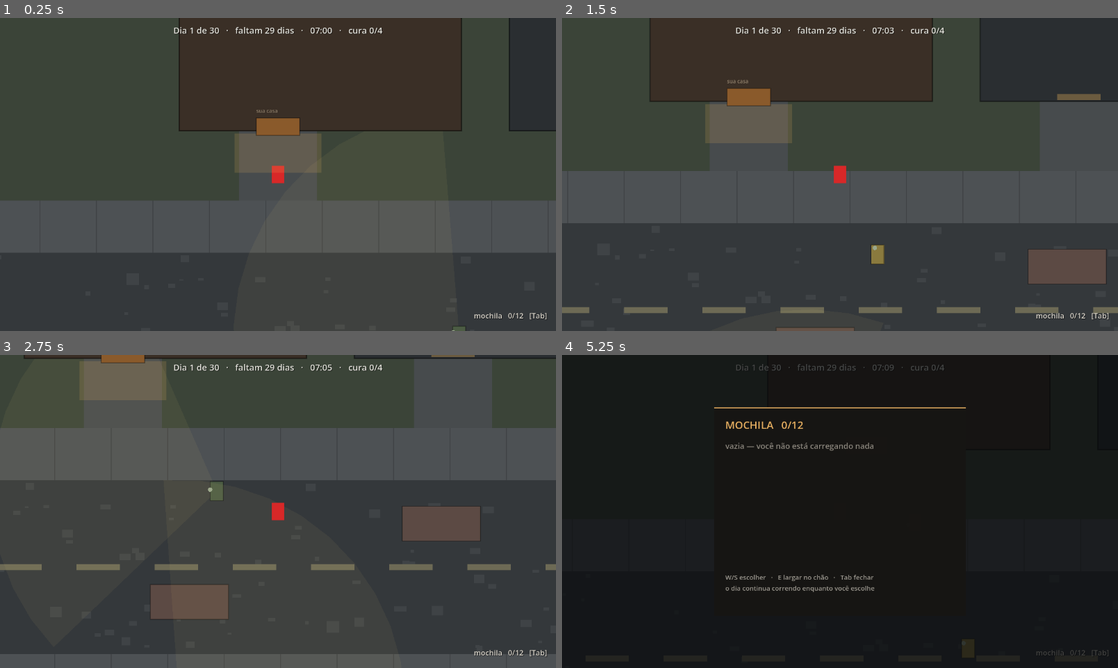
Above: before the commit, frames 1-4 (two rows, left to right).
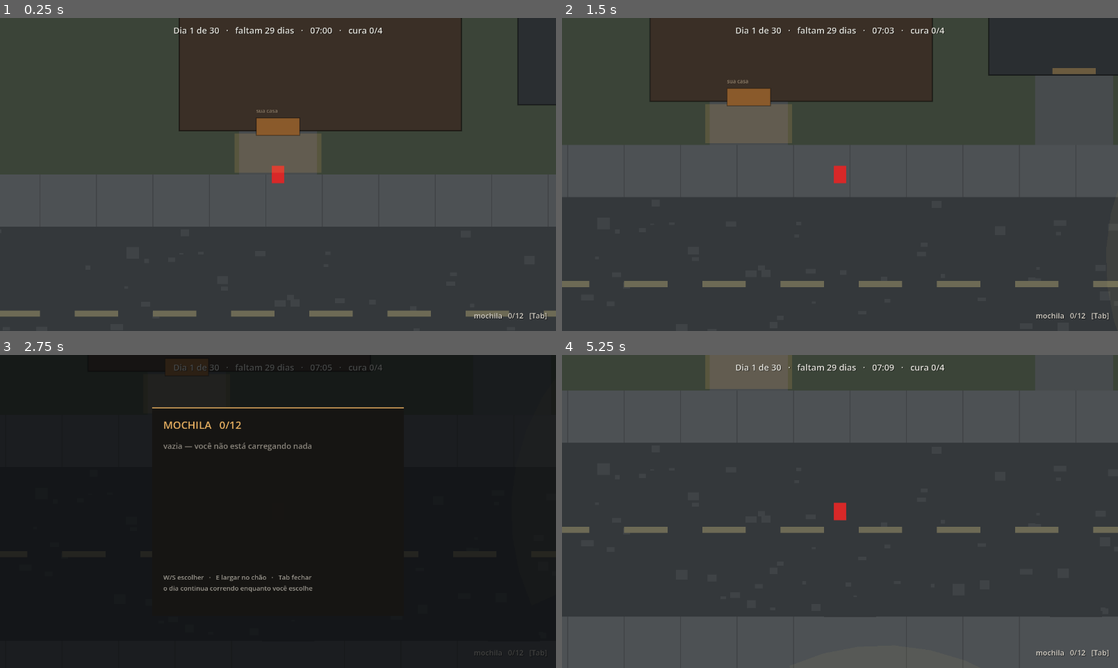
Above: after the commit, the same moments.

Repository: Jota-Pais/projeto-final-desenvolvimento-de-jogos
Game: Godot game, scene res://rua/rua.tscn
Two runs of this game, one before a commit and one after it. Both use one fixed random seed, a clock stepped at 60 frames per second and the inputs below.
Inputs (mouse positions are in pixels of both pictures, inside the frame that each line leads up to):
- Up to frame 1 (0.25 s): no input
- Up to frame 2 (1.5 s): tap Enter (ui_accept) at 0.5, 0.77 s; move the mouse to (962, 158) at 0.52 s; press the mouse at (962, 158) at 0.53 s; hold D (andar_direita) 0.53-1.28 s; move the mouse to (728, 190) at 1.27 s; release the mouse at (728, 190) at 1.28 s; hold S (andar_baixo) from 1.28 s (still down); tap Shift (correr) at 1.35 s
- Up to frame 3 (2.75 s): tap Enter (ui_accept) at 1.52 s; move the mouse to (333, 442) at 2.02 s; release S (andar_baixo) at 2.03 s; hold D (andar_direita) from 2.03 s (still down); hold Tab (mochila) from 2.03 s (still down)
- Up to frame 4 (5.25 s): move the mouse to (812, 574) at 2.77 s; release D (andar_direita) at 2.78 s; release Tab (mochila) at 2.78 s; hold W (andar_cima) 2.78-3.53 s; tap E (vasculhar) at 2.85 s; tap Enter (ui_accept) at 3.02, 3.77, 4.52 s; move the mouse to (1006, 558) at 3.52 s; press the mouse at (1006, 558) at 3.53 s; hold A (andar_esquerda) 3.53-5.03 s; move the mouse to (673, 464) at 4.27 s; release the mouse at (673, 464) at 4.28 s; tap Shift (correr) at 4.35 s; move the mouse to (867, 511) at 5.02 s; hold S (andar_baixo) from 5.03 s (still down); hold Tab (mochila) from 5.03 s (still down)

The runs differ from the first frame. In frame 1, 14% of the frame differs, in the area x 0-100%, y 0-100%; in frame 2, 19%; in frame 3, 99%; in frame 4, 100%.

Commit message:
O bairro vira loteamento, e as casas param de ser iguais
Tres queixas de olhar o mapa, e o desenho do Project Zomboid como referencia:
Rosewood tem um corredor principal com ruas residenciais irradiando dele, e toda
rua termina em outra rua ou numa curva de retorno.

**Rua que morria no mato.** O bairro tinha uma transversal que atravessava o
lote inteiro e parava em campo aberto nas duas pontas. Ela saiu, e no lugar
entrou uma rede de seis vias com uma regra so: toda rua termina em outra rua, no
retorno, ou na borda do mapa. Tres verticais descem da rodovia e morrem na rua
do fundo - quarteirao fechado -, e a saida sul, que e a unica que nao fecha,
acaba num **bulbo de retorno**, que e como cul-de-sac se resolve no mundo real.

**O jogo inteiro numa rua so.** O bairro era uma fita: seis casas de um lado da
rodovia, quatro do outro, e acabou. Ele cresceu para o sul - 90 m para 170 m,
usando o vazio que nao servia para nada - e agora sao quatro fileiras, cada uma
virada para uma via diferente, mais tres em volta do retorno. De 41 para 98
moveis.

**Todas as casas iguais.** Toda casa do mapa media 520 x 420. Agora sao sete
plantas, escolhidas pelo indice do lote com embaralho - ciclo puro (1,2,3,1,2,3)
so troca uma fileira identica por outra. Nenhuma passa da vaga do lote nem fica
menor que o galpao, que e o menor predio onde movel ainda e alcancavel. E o
**recuo da fachada varia** de 60 em 60 dentro da mesma fileira: fachada na regua
e o que faz a quadra parecer desenhada e nao construida.

**A cidade ganhou becos de servico** em tres das oito quadras. Ele corre no
vazio que os quintais ja deixavam e termina nas duas ruas que ladeiam a quadra -
nao inventa espaco e nao morre no meio do quarteirao. Nem toda quadra tem, de
proposito: beco em todas e a mesma planilha com mais linha.

O conferir_mapa pegou dois zumbis nascendo dentro de carros que eu mesmo tinha
posto na rua nova. Os seis conferidores passam, e o mapa foi re-retratado.

Diff:
--- a/rua/construcao.gd
+++ b/rua/construcao.gd
@@ -72,6 +72,53 @@
 	"mansao": Vector2(880.0, 640.0),
 	"garagem": Vector2(460.0, 380.0),
 }
+
+## **Casa nao e um tamanho so** (16/09/2026). Ate aqui toda casa do mapa media
+## 520 x 420, e fileira de casa identica le como conjunto habitacional - no
+## Project Zomboid duas vizinhas quase nunca tem a mesma planta.
+##
+## Sao **plantas**, e nao sorteio livre: cada uma e uma casa plausivel de
+## suburbio - a rasa e larga, a estreita e funda, a pequena de esquina.
+##
+## Duas regras que as amarram:
+##
+##  - **nenhuma passa de 520 de frente**, que e a vaga de lote da cidade. Lote
+##    tem largura igual no mundo real; o que varia e a casa em cima dele, e
+##    respeitar isso e o que deixa a geometria da quadra valida;
+##  - **nenhuma e menor que o galpao** (420 x 340), que e o menor predio que
+##    ainda cabe movel alcancavel dentro. Menor que isso o conferir_mapa acusa.
+const PLANTAS_DE_CASA := [
+	Vector2(520.0, 420.0),
+	Vector2(480.0, 460.0),
+	Vector2(520.0, 380.0),
+	Vector2(460.0, 430.0),
+	Vector2(500.0, 500.0),
+	Vector2(440.0, 400.0),
+	Vector2(520.0, 460.0),
+]
+
+## Quanto a fachada pode recuar a mais da rua, em cima do recuo do lote.
+##
+## **Fachada alinhada na regua e o que faz uma quadra parecer desenhada e nao
+## construida.** Casa de verdade nao nasce toda na mesma linha: uma tem garagem
+## na frente, outra tem jardim maior. Tres degraus de 60 (1,5 m) ja quebram a
+## linha sem baguncar o lote.
+const RECUOS_DE_CASA := [0.0, 60.0, 120.0]
+
+## A planta e o recuo de um lote, sempre os mesmos para o mesmo lote.
+##
+## **Embaralha antes do resto.** `indice % n` puro devolve as plantas em ciclo
+## (1,2,3,1,2,3) e a fileira volta a parecer conjunto habitacional, so que com
+## sete modelos em vez de um. O embaralho e uma multiplicacao por numero primo
+## grande - barato, deterministico, e sem estado nenhum para carregar.
+static func _embaralhar(indice: int) -> int:
+	return absi(indice * 2654435761) % 1000003
+
+static func planta_de_casa(indice: int) -> Vector2:
+	return PLANTAS_DE_CASA[_embaralhar(indice) % PLANTAS_DE_CASA.size()]
+
+static func recuo_de_casa(indice: int) -> float:
+	return RECUOS_DE_CASA[_embaralhar(indice + 7919) % RECUOS_DE_CASA.size()]
 
 ## Quantos quartos cada tipo de construcao tem. Tres quartos ganham divisoria
 ## interna; um quarto e salao unico.
--- a/rua/lugares.gd
+++ b/rua/lugares.gd
@@ -25,7 +25,11 @@
 #
 # Sao coordenadas LOCAIS - o mapa soma a origem do lugar.
 
-const BAIRRO_TAMANHO := Vector2(5760.0, 3600.0)
+## O bairro cresceu para o sul em 16/09/2026, de 3.600 para 6.800 (90 m para
+## 170 m). Ele era uma fita de casas dos dois lados da rodovia, e o mapa inteiro
+## se passava nela; agora e um **loteamento**, com rede de ruas propria. O espaco
+## saiu do vazio que havia ao sul, que nao servia para nada.
+const BAIRRO_TAMANHO := Vector2(5760.0, 6800.0)
 
 # **Nem a porta de casa nem o nascimento do jogador tem constante aqui.** Os
 # dois ja tiveram: a porta era a BAIRRO_PORTA_DO_PORAO, escrita a mao dentro de
@@ -36,25 +40,103 @@
 # Agora os dois saem da propria construcao marcada como "sua": ver sua_casa()
 # abaixo, Mapa.onde_fica_a_porta_de_casa() e Mapa.onde_o_jogador_nasce().
 
-## A rua principal do bairro local. O mapa alinha ela com a rodovia: e o mesmo
-## asfalto, como Muldraugh esticada ao longo da US-31W.
-const BAIRRO_RUA_PRINCIPAL := Rect2(0.0, 1620.0, 5760.0, 400.0)
-const BAIRRO_RUA_TRANSVERSAL := Rect2(2700.0, 0.0, 400.0, 3600.0)
-
+## **A rede de ruas do bairro** (16/09/2026). Antes eram duas: a rodovia, que
+## corta o bairro em y 1620, e uma transversal que atravessava o lote inteiro e
+## **acabava no mato nas duas pontas**. Rua que morre em campo aberto nao existe
+## em cidade nenhuma, e era a queixa.
+##
+## A regra que organiza estas seis: **toda rua termina em outra rua, no retorno,
+## ou na borda do mapa.** Nenhuma para no meio da grama.
+##
+##     ════════════ rodovia ═══════════════   (atravessa o bairro)
+##       ║                ║              ║
+##     oeste            meio           leste
+##       ║                ║              ║
+##       ╚════════ rua do fundo ═════════╝
+##                        ║
+##                    saida sul
+##                        ║
+##                    ( retorno )
+##
+## As tres verticais saem da rodovia e morrem na rua do fundo: e um **quarteirao
+## fechado**, o desenho de loteamento que o PZ usa em Rosewood. A saida sul e a
+## unica que nao fecha, e por isso ela termina num **retorno** - o bulbo onde o
+## carro da a volta. E assim que cul-de-sac se resolve no mundo real, e e o
+## contrario de parar no mato: o retorno **e** o fim da rua, declarado.
+const BAIRRO_RUA_OESTE := Rect2(760.0, 2020.0, 400.0, 2380.0)
+const BAIRRO_RUA_MEIO := Rect2(2680.0, 2020.0, 400.0, 1980.0)
+const BAIRRO_RUA_LESTE := Rect2(4600.0, 2020.0, 400.0, 2380.0)
+const BAIRRO_RUA_DO_FUNDO := Rect2(760.0, 4000.0, 4640.0, 400.0)
+const BAIRRO_SAIDA_SUL := Rect2(2680.0, 4400.0, 400.0, 700.0)
+## O bulbo do retorno: mais largo que a rua, que e o que permite dar a volta.
+const BAIRRO_RETORNO := Rect2(2180.0, 5100.0, 1400.0, 800.0)
+
+const BAIRRO_RUAS := [
+	BAIRRO_RUA_OESTE, BAIRRO_RUA_MEIO, BAIRRO_RUA_LESTE,
+	BAIRRO_RUA_DO_FUNDO, BAIRRO_SAIDA_SUL, BAIRRO_RETORNO,
+]
+
+## As construcoes do bairro, **uma fileira por rua**.
+##
+## Duas coisas mudaram em 16/09/2026, e sao as duas queixas de olhar o mapa:
+##
+##  - **nenhuma casa tem a planta da vizinha.** Eram treze predios de 650 x 520,
+##    um atras do outro. Agora cada lote tem a sua medida, e a **fachada nao fica
+##    na regua**: dentro da mesma fileira o recuo da rua varia de 60 em 60, que
+##    e o que faz o olho ver casas e nao um pente;
+##  - **elas nao olham todas para a mesma rua.** Antes o bairro era uma fita: seis
+##    casas de um lado da rodovia e quatro do outro, e acabou. Agora sao quatro
+##    fileiras, cada uma virada para uma via diferente da rede, mais tres em
+##    volta do retorno.
+##
+## As bandas de x existem porque as tres verticais cortam o lote: 760-1160,
+## 2680-3080 e 4600-5000 sao rua, e predio nenhum entra nelas.
 const BAIRRO_CONSTRUCOES := [
-	{ "rect": Rect2(240.0, 820.0, 650.0, 520.0), "porta": "sul", "tipo": "casa", "sua": true },
-	{ "rect": Rect2(1000.0, 820.0, 650.0, 520.0), "porta": "sul", "tipo": "casa" },
-	{ "rect": Rect2(1760.0, 820.0, 650.0, 520.0), "porta": "sul", "tipo": "casa", "documento": true },
-	{ "rect": Rect2(3340.0, 820.0, 650.0, 520.0), "porta": "sul", "tipo": "casa" },
-	{ "rect": Rect2(4100.0, 820.0, 650.0, 520.0), "porta": "sul", "tipo": "casa" },
-	{ "rect": Rect2(4860.0, 820.0, 650.0, 520.0), "porta": "sul", "tipo": "casa" },
-	{ "rect": Rect2(240.0, 2300.0, 940.0, 540.0), "porta": "norte", "tipo": "comercio", "documento": true },
-	{ "rect": Rect2(1300.0, 2300.0, 650.0, 520.0), "porta": "norte", "tipo": "casa" },
-	{ "rect": Rect2(3340.0, 2300.0, 650.0, 520.0), "porta": "norte", "tipo": "casa" },
-	{ "rect": Rect2(4360.0, 2300.0, 650.0, 520.0), "porta": "norte", "tipo": "casa" },
-	{ "rect": Rect2(420.0, 480.0, 280.0, 240.0), "porta": "sul", "tipo": "galpao" },
-	{ "rect": Rect2(4200.0, 480.0, 280.0, 240.0), "porta": "sul", "tipo": "galpao" },
-	{ "rect": Rect2(1400.0, 2960.0, 280.0, 240.0), "porta": "norte", "tipo": "galpao" },
+	# Fileira A - norte da rodovia, fachada virada para ela (porta ao sul).
+	{ "rect": Rect2(240.0, 880.0, 650.0, 520.0), "porta": "sul", "tipo": "casa", "sua": true },
+	{ "rect": Rect2(1020.0, 880.0, 560.0, 460.0), "porta": "sul", "tipo": "casa" },
+	{ "rect": Rect2(1700.0, 920.0, 640.0, 500.0), "porta": "sul", "tipo": "casa", "documento": true },
+	{ "rect": Rect2(2460.0, 920.0, 520.0, 440.0), "porta": "sul", "tipo": "casa" },
+	{ "rect": Rect2(3200.0, 880.0, 660.0, 520.0), "porta": "sul", "tipo": "casa" },
+	{ "rect": Rect2(3960.0, 850.0, 580.0, 480.0), "porta": "sul", "tipo": "casa" },
+	{ "rect": Rect2(4720.0, 910.0, 620.0, 500.0), "porta": "sul", "tipo": "casa" },
+
+	# Fileira B - sul da rodovia, de costas para a fileira A. O comercio fica
+	# aqui, virado para a via de maior movimento, como no PZ.
+	{ "rect": Rect2(140.0, 2260.0, 560.0, 460.0), "porta": "norte", "tipo": "casa" },
+	{ "rect": Rect2(1220.0, 2240.0, 900.0, 540.0), "porta": "norte", "tipo": "comercio", "documento": true },
+	{ "rect": Rect2(2180.0, 2300.0, 460.0, 440.0), "porta": "norte", "tipo": "casa" },
+	{ "rect": Rect2(3160.0, 2260.0, 620.0, 500.0), "porta": "norte", "tipo": "casa" },
+	{ "rect": Rect2(3860.0, 2320.0, 560.0, 460.0), "porta": "norte", "tipo": "casa" },
+	{ "rect": Rect2(5060.0, 2260.0, 560.0, 480.0), "porta": "norte", "tipo": "casa" },
+
+	# Fileira C - norte da rua do fundo, de costas para a fileira B: os quintais
+	# se encontram no meio da quadra, que e o desenho de quarteirao.
+	{ "rect": Rect2(140.0, 3340.0, 540.0, 460.0), "porta": "sul", "tipo": "casa" },
+	{ "rect": Rect2(1240.0, 3260.0, 600.0, 500.0), "porta": "sul", "tipo": "casa" },
+	{ "rect": Rect2(1960.0, 3340.0, 560.0, 480.0), "porta": "sul", "tipo": "casa" },
+	{ "rect": Rect2(3160.0, 3280.0, 580.0, 500.0), "porta": "sul", "tipo": "casa" },
+	{ "rect": Rect2(3860.0, 3340.0, 540.0, 460.0), "porta": "sul", "tipo": "casa" },
+	{ "rect": Rect2(5060.0, 3290.0, 580.0, 480.0), "porta": "sul", "tipo": "casa" },
+
+	# Fileira D - sul da rua do fundo. Aqui nao ha mais vertical cortando, so a
+	# saida sul.
+	{ "rect": Rect2(200.0, 4620.0, 600.0, 480.0), "porta": "norte", "tipo": "casa" },
+	{ "rect": Rect2(940.0, 4660.0, 520.0, 460.0), "porta": "norte", "tipo": "casa" },
+	{ "rect": Rect2(1620.0, 4600.0, 580.0, 500.0), "porta": "norte", "tipo": "casa" },
+	{ "rect": Rect2(3160.0, 4620.0, 620.0, 480.0), "porta": "norte", "tipo": "casa" },
+	{ "rect": Rect2(3880.0, 4600.0, 540.0, 460.0), "porta": "norte", "tipo": "casa" },
+	{ "rect": Rect2(4700.0, 4650.0, 600.0, 500.0), "porta": "norte", "tipo": "casa" },
+
+	# Em volta do retorno: as tres casas do fim da rua, viradas para o bulbo.
+	{ "rect": Rect2(1900.0, 6040.0, 560.0, 480.0), "porta": "norte", "tipo": "casa" },
+	{ "rect": Rect2(2620.0, 6080.0, 600.0, 500.0), "porta": "norte", "tipo": "casa" },
+	{ "rect": Rect2(3340.0, 6040.0, 520.0, 460.0), "porta": "norte", "tipo": "casa" },
+
+	# Galpao de quintal, no fundo do lote - nao na rua.
+	{ "rect": Rect2(500.0, 2900.0, 280.0, 240.0), "porta": "sul", "tipo": "galpao" },
+	{ "rect": Rect2(4200.0, 2900.0, 280.0, 240.0), "porta": "sul", "tipo": "galpao" },
+	{ "rect": Rect2(1400.0, 5300.0, 280.0, 240.0), "porta": "norte", "tipo": "galpao" },
 ]
 
 ## A sua casa: a unica construcao do bairro marcada com "sua". E a unica que
@@ -65,55 +147,63 @@
 			return construcao
 	return {}
 
+## Cerca de fundo de lote. **Sao trechos soltos, e de proposito**: cerca que
+## atravessa a quadra inteira sela o quintal, e foi assim que a primeira rodada
+## do conferir_mapa achou 38 moveis inalcancaveis. Trecho solto le como divisa e
+## nao fecha caminho nenhum.
 const BAIRRO_CERCAS := [
-	Rect2(200.0, 370.0, 720.0, 18.0),
-	Rect2(1010.0, 370.0, 670.0, 18.0),
-	Rect2(1790.0, 370.0, 620.0, 18.0),
-	Rect2(3350.0, 370.0, 610.0, 18.0),
-	Rect2(4130.0, 370.0, 590.0, 18.0),
-	Rect2(4890.0, 370.0, 590.0, 18.0),
-	Rect2(200.0, 3270.0, 970.0, 18.0),
-	Rect2(1290.0, 3270.0, 680.0, 18.0),
-	Rect2(3350.0, 3270.0, 620.0, 18.0),
-	Rect2(4350.0, 3270.0, 680.0, 18.0),
-	Rect2(958.0, 388.0, 14.0, 220.0),
-	Rect2(1718.0, 388.0, 14.0, 220.0),
-	Rect2(4048.0, 388.0, 14.0, 220.0),
-	Rect2(1240.0, 3050.0, 14.0, 220.0),
+	Rect2(240.0, 640.0, 620.0, 18.0),
+	Rect2(1700.0, 660.0, 620.0, 18.0),
+	Rect2(3960.0, 640.0, 580.0, 18.0),
+	Rect2(1240.0, 3060.0, 600.0, 18.0),
+	Rect2(3160.0, 3060.0, 600.0, 18.0),
+	Rect2(940.0, 5280.0, 520.0, 18.0),
+	Rect2(3880.0, 5260.0, 540.0, 18.0),
 ]
 
+## Carro abandonado e lata de lixo, **na rua onde ha rua**. Com a rede nova eles
+## se espalham pelo loteamento em vez de ficarem todos na rodovia.
 const BAIRRO_MOVEIS_DE_RUA := [
-	{ "tipo": "carro", "pos": Vector2(1200.0, 1720.0) },
-	{ "tipo": "carro", "pos": Vector2(3600.0, 1920.0) },
-	{ "tipo": "carro", "pos": Vector2(2900.0, 3100.0) },
-	{ "tipo": "carro", "pos": Vector2(620.0, 1900.0) },
-	{ "tipo": "lata", "pos": Vector2(1560.0, 1560.0) },
-	{ "tipo": "lata", "pos": Vector2(3900.0, 1560.0) },
-	{ "tipo": "lata", "pos": Vector2(2300.0, 2080.0) },
+	{ "tipo": "carro", "pos": Vector2(1620.0, 1760.0) },
+	{ "tipo": "carro", "pos": Vector2(3600.0, 1900.0) },
+	{ "tipo": "carro", "pos": Vector2(2880.0, 3400.0) },
+	{ "tipo": "carro", "pos": Vector2(960.0, 3100.0) },
+	{ "tipo": "carro", "pos": Vector2(2880.0, 5480.0) },
+	{ "tipo": "carro", "pos": Vector2(4800.0, 3200.0) },
+	{ "tipo": "lata", "pos": Vector2(2340.0, 4200.0) },
+	{ "tipo": "lata", "pos": Vector2(3980.0, 4200.0) },
+	{ "tipo": "lata", "pos": Vector2(1400.0, 4200.0) },
+	{ "tipo": "lata", "pos": Vector2(2420.0, 5700.0) },
 	{ "tipo": "lata", "pos": Vector2(4600.0, 2080.0) },
 ]
 
 const BAIRRO_ZUMBIS := [
-	Vector2(900.0, 1820.0),
-	Vector2(1700.0, 1780.0),
+	Vector2(1900.0, 1820.0),
 	Vector2(2350.0, 1900.0),
 	Vector2(3300.0, 1820.0),
 	Vector2(4200.0, 1880.0),
 	Vector2(5100.0, 1800.0),
-	Vector2(2900.0, 700.0),
-	Vector2(2900.0, 2600.0),
-	Vector2(1300.0, 620.0),
-	Vector2(4600.0, 640.0),
-	Vector2(600.0, 3000.0),
-	Vector2(2085.0, 1222.0),
-	Vector2(710.0, 2450.0),
+	Vector2(960.0, 2600.0),
+	Vector2(960.0, 3600.0),
+	Vector2(2880.0, 2600.0),
+	Vector2(2880.0, 3600.0),
+	Vector2(4800.0, 3000.0),
+	Vector2(1700.0, 4200.0),
+	Vector2(3600.0, 4200.0),
+	Vector2(2880.0, 4700.0),
+	Vector2(3200.0, 5600.0),
+	Vector2(2400.0, 5500.0),
 ]
 
 ## Bosque nas bordas do lote, longe de beco, porta e vao de cerca: arvore e
 ## solida, e arvore solida em area de circulacao fecha caminho sem avisar.
+##
+## Com o bairro crescendo para o sul, os dois cantos de baixo sobraram sem nada -
+## e canto de loteamento com mato e o que o PZ tem ali.
 const BAIRRO_BOSQUES := [
 	Rect2(0.0, 0.0, 5760.0, 300.0),
-	Rect2(0.0, 3350.0, 5760.0, 250.0),
+	Rect2(0.0, 5300.0, 700.0, 1300.0),
+	Rect2(4500.0, 5300.0, 1260.0, 1300.0),
 ]
 
 # ------------------------------------------------------------------ montagem
@@ -190,6 +280,23 @@
 	"18400,0,1,0": "mercado",
 }
 
+## Largura do beco de servico, em 5 m - metade de uma rua.
+const CIDADE_BECO := 200.0
+
+## Quais quadras tem beco, na chave `x da quadra, linha`.
+##
+## **Nem toda quadra do PZ e um bloco macico.** Algumas tem servidao no meio,
+## por onde se chega no fundo das lojas e onde ficam as lixeiras - e e o que
+## quebra a leitura de planilha que quatro quadras iguais dao.
+##
+## Ele corre **no vazio que os quintais ja deixavam**, entre as duas fileiras, e
+## termina nas duas ruas verticais que ladeiam a quadra. Nao inventa espaco e
+## nao morre no meio do quarteirao.
+##
+## Sao tres e nao as oito de proposito: beco em toda quadra e a mesma planilha,
+## so que com mais linha.
+const CIDADE_BECOS := ["11600,1", "18400,0", "21000,1"]
+
 static func _somar(construcao: Dictionary, origem: Vector2) -> Dictionary:
 	var copia := construcao.duplicate()
 	copia["rect"] = (construcao["rect"] as Rect2).grow(0.0)
@@ -217,9 +324,9 @@
 	for onde in BAIRRO_ZUMBIS:
 		pecas["zumbis"].append(onde + origem)
 
-	# A rua principal do bairro E a rodovia; so a transversal e rua de bairro.
-	pecas["ruas"].append(Rect2(BAIRRO_RUA_TRANSVERSAL.position + origem,
-		BAIRRO_RUA_TRANSVERSAL.size))
+	# A rua principal do bairro E a rodovia; o resto da rede e do loteamento.
+	for rua in BAIRRO_RUAS:
+		pecas["ruas"].append(Rect2((rua as Rect2).position + origem, (rua as Rect2).size))
 
 # --- a cidade ---------------------------------------------------------------
 
@@ -280,11 +387,24 @@
 				"comercio" if fileira == fileira_da_rodovia else "casa")
 			var tamanho: Vector2 = Construcao.TAMANHOS[tipo]
 
+			# **Cada lote tem a sua planta e o seu recuo.** O lote continua do
+			# mesmo tamanho - e assim no mundo real -, e quem varia e a casa em
+			# cima dele e o quanto ela recua da rua. Sem isso a quadra inteira
+			# sai com a mesma casa na mesma linha, que era a queixa.
+			var lote := int(esquerda) + linha * 31 + fileira * 101 + vaga * 617
+			var recuo := CIDADE_RECUO
+			if tipo == "casa":
+				tamanho = Construcao.planta_de_casa(lote)
+				recuo += Construcao.recuo_de_casa(lote)
+
 			var margem := (largura - float(vagas - 1) * CIDADE_PASSO - casa.x) * 0.5
-			var px := canto.x + margem + float(vaga) * CIDADE_PASSO
-			var py := canto.y + CIDADE_RECUO
+			# Centrada na vaga, e nao encostada na esquerda dela: casa estreita
+			# encostada na esquerda so troca uma linha reta por outra.
+			var px := canto.x + margem + float(vaga) * CIDADE_PASSO \
+				+ (casa.x - tamanho.x) * 0.5
+			var py := canto.y + recuo
 			if fileira == 1:
-				py = canto.y + CIDADE_QUADRA.y - CIDADE_RECUO - tamanho.y
+				py = canto.y + CIDADE_QUADRA.y - recuo - tamanho.y
 
 			var predio := {
 				"rect": Rect2(px, py, tamanho.x, tamanho.y),
@@ -311,6 +431,17 @@
 				var tamanho: Vector2 = Construcao.TAMANHOS[CIDADE_ESPECIAIS[chave]]
 				mais_largo = maxi(mais_largo, int(ceil(tamanho.x / CIDADE_PASSO)))
 		vaga += mais_largo
+
+	if CIDADE_BECOS.has("%d,%d" % [int(esquerda), linha]):
+		var meio := canto.y + CIDADE_QUADRA.y * 0.5
+		pecas["ruas"].append(Rect2(esquerda, meio - CIDADE_BECO * 0.5, largura, CIDADE_BECO))
+		# Lixeira no beco, que e onde ela fica: nos fundos, e nao na fachada.
+		pecas["moveis_de_rua"].append({
+			"tipo": "lata", "pos": Vector2(esquerda + largura * 0.3, meio),
+		})
+		pecas["moveis_de_rua"].append({
+			"tipo": "lata", "pos": Vector2(esquerda + largura * 0.7, meio),
+		})
 
 	pecas["zumbis"].append(canto + Vector2(largura, CIDADE_QUADRA.y) * 0.5)
 
--- a/rua/mapa.gd
+++ b/rua/mapa.gd
@@ -114,7 +114,10 @@
 ## conferir_mapa acusa.
 const LUGARES := [
 	{ "nome": "mata do oeste", "tipo": "floresta", "rect": Rect2(0.0, 0.0, 3800.0, 22000.0) },
-	{ "nome": "bairro", "tipo": "bairro", "rect": Rect2(4200.0, 8580.0, 5760.0, 3600.0) },
+	# Cresceu para o sul em 16/09/2026, quando virou loteamento com rede de ruas
+	# propria. O tamanho e o do Lugares.BAIRRO_TAMANHO, e os dois tem que bater:
+	# o gerador desenha em coordenada local e este retangulo e a moldura.
+	{ "nome": "bairro", "tipo": "bairro", "rect": Rect2(4200.0, 8580.0, 5760.0, 6800.0) },
 	{ "nome": "cidade", "tipo": "cidade", "rect": Rect2(11200.0, 7400.0, 13200.0, 6000.0) },
 	{ "nome": "posto", "tipo": "posto", "rect": Rect2(24800.0, 10600.0, 2200.0, 1500.0) },
 	{ "nome": "lavoura", "tipo": "lavoura", "rect": Rect2(13000.0, 14380.0, 9000.0, 4600.0) },
Binary file changed: design/mapa.png
